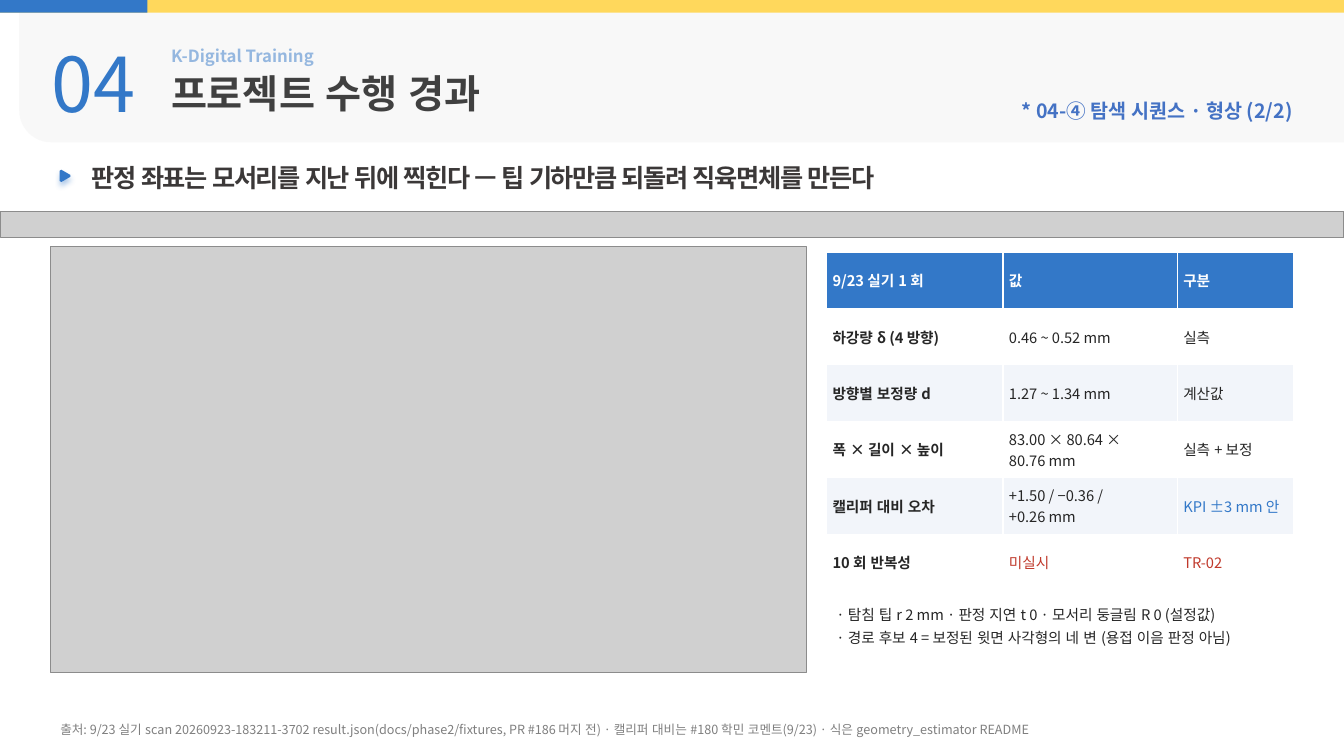
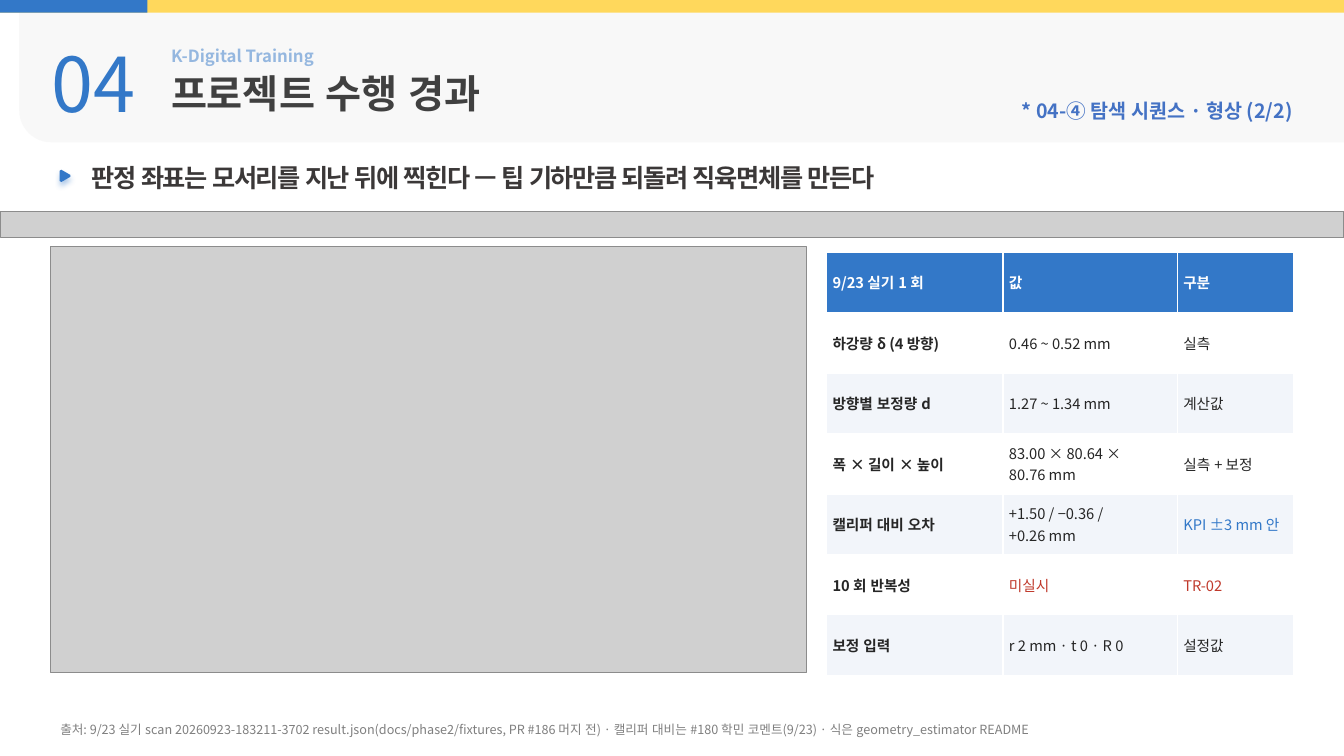
Before and after one commit to yujh5537/rokey_cobot1_Weld-Made, a slide deck: slide 13 of docs/presentation/slides-byeonghu.pptx. Drawn at 1344x756 pixels with LibreOffice and Linux fonts; fonts in the diff are those of the drawing; grey boxes stand for pictures; background and template pictures are left out. Boxes give left, top, right and bottom in pixels: in the first picture for what was removed or moved away, otherwise in the second. Text is boxed around its words. In the diff, an @@ line names an element or a change of style, - is before the commit and + after.

```diff
--- a/docs/presentation/slides-byeonghu.pptx
+++ b/docs/presentation/slides-byeonghu.pptx
@@ table at <box>827,252,1294,676</box> @@
+row 7: 보정 입력 | r 2 mm · t 0 · R 0 | 설정값
@@ text removed at <box>848,608,1231,646</box> @@
-· 탐침 팁 r 2 mm · 판정 지연 t 0 · 모서리 둥글림 R 0 (설정값)
-· 경로 후보 4 = 보정된 윗면 사각형의 네 변 (용접 이음 판정 아님)
```
Also in this commit, not shown: 5 other slides changed, 15 other files.
